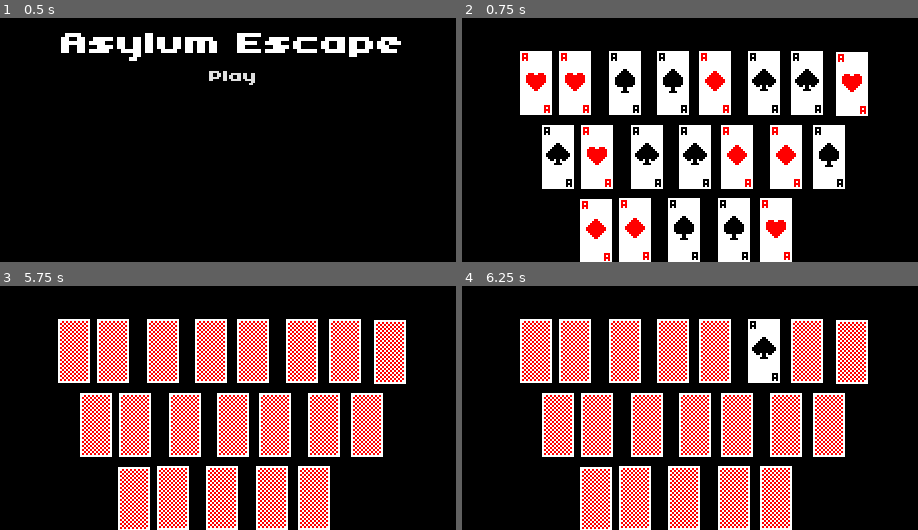
Above: before the commit, frames 1-4 (two rows, left to right).
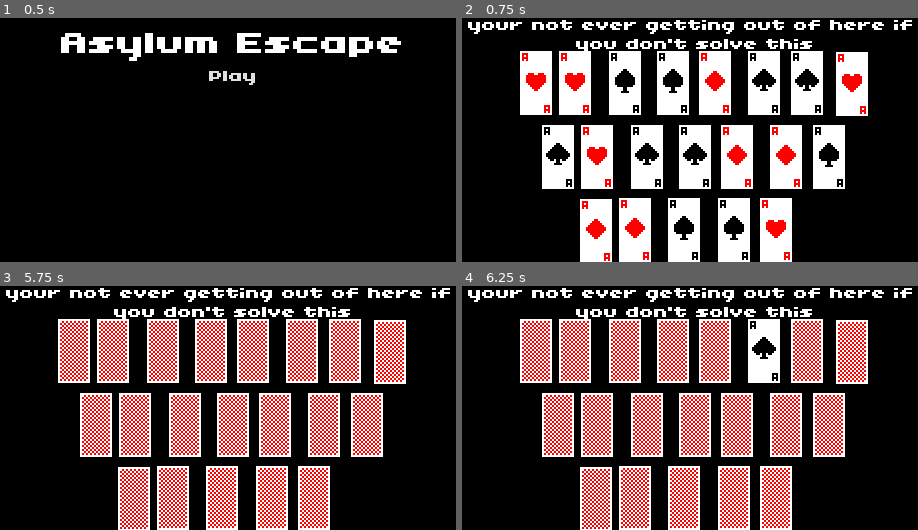
Above: after the commit, the same moments.

Repository: OliveADay/asylum
Game: Godot game, scene res://Title.tscn
The game is run twice, just before and just after one commit, with the same random seed, the same clock (stepped at 60 frames per second) and the same inputs. The project has no main scene, so this scene is started directly.
Inputs (mouse positions are in pixels of both pictures, inside the frame that each line leads up to):
- Up to frame 1 (0.5 s): no input
- Up to frame 2 (0.75 s): click "Play" at 0.5 s
- Up to frame 3 (5.75 s): tap Enter at 1.25, 2.75, 4.25 s; move the mouse to (72, 351) at 1.27 s; click (72, 351) at 1.35 s; tap Space at 2, 3.5, 5 s; move the mouse to (114, 351) at 2.02 s; click (114, 351) at 2.1 s; move the mouse to (392, 351) at 2.77 s; click (392, 351) at 2.85 s; move the mouse to (164, 351) at 3.52 s; click (164, 351) at 3.6 s; move the mouse to (209, 351) at 4.27 s; click (209, 351) at 4.35 s; move the mouse to (250, 351) at 5.02 s; click (250, 351) at 5.1 s
- Up to frame 4 (6.25 s): move the mouse to (762, 351) at 5.77 s; click (762, 351) at 5.85 s

Frame 1 is identical in both runs. In frame 2, 2.6% of the frame differs, in the area x 1-99%, y 0-14%; in frame 3, 2.6%; in frame 4, 2.6%.

Commit message:
testing of export+sounds

Diff:
--- a/card.gd
+++ b/card.gd
@@ -16,6 +16,7 @@
 func _process(delta: float) -> void:
 	if Input.is_action_just_pressed("click") and mouseOn and $Sprite2D.frame != secret:
 		$Sprite2D.frame = secret
+		$select_player.play()
 		currentWait = maxWait
 		clicked.emit(secret)
 	if currentWait > 0:
--- a/card.tscn
+++ b/card.tscn
@@ -2,6 +2,7 @@
 
 [ext_resource type="Texture2D" uid="uid://blovq5ids2bby" path="res://cards-Sheet.png" id="1_kikvd"]
 [ext_resource type="Script" uid="uid://dbatnaxarlqpb" path="res://card.gd" id="1_rjlel"]
+[ext_resource type="AudioStream" uid="uid://dfcukajdvoowu" path="res://select.wav" id="3_q5obu"]
 
 [sub_resource type="RectangleShape2D" id="RectangleShape2D_fj7yv"]
 size = Vector2(16, 32)
@@ -19,5 +20,8 @@
 [node name="CollisionShape2D" type="CollisionShape2D" parent="." unique_id=1183609551]
 shape = SubResource("RectangleShape2D_fj7yv")
 
+[node name="select_player" type="AudioStreamPlayer2D" parent="." unique_id=687883103]
+stream = ExtResource("3_q5obu")
+
 [connection signal="mouse_entered" from="." to="." method="_on_mouse_entered"]
 [connection signal="mouse_exited" from="." to="." method="_on_mouse_exited"]
--- a/card_manager.gd
+++ b/card_manager.gd
@@ -11,6 +11,13 @@
 	for card in cards:
 		get_node(card).clicked.connect(clicked)
 	reset()
+
+func done() -> bool:
+	for card in cards:
+		if get_node(card).get_child(0).frame==0:
+			return false
+	return true
+	print("done")
 
 func reset():
 	var secret = 1
@@ -28,6 +35,7 @@
 	if click_amount == 0:
 		last_secret = secret
 		click_amount+=1
+		mistakes =0
 	elif last_secret != secret:
 		mistakes+=1
 		if(mistakes == 3):
@@ -36,11 +44,14 @@
 			reset()
 			mistakes =0
 	else:
+		mistakes =0
 		click_amount +=1
 		last_secret = secret
 		if click_amount ==card_same_amount:
 			total+=1
 			click_amount = 0
+			$card_win_player.play()
 			print("card")
-		if total == 4:
+		if total == 4 or done():
 			$CanvasLayer.visible = true
+			$win_player.play()
--- a/world.tscn
+++ b/world.tscn
@@ -3,6 +3,8 @@
 [ext_resource type="PackedScene" uid="uid://dv4xfu3475ji" path="res://card.tscn" id="1_f3sb7"]
 [ext_resource type="Script" uid="uid://61vthuos1lxd" path="res://card_manager.gd" id="1_fj7yv"]
 [ext_resource type="Theme" uid="uid://doig0mgyh1myr" path="res://base.tres" id="3_tlwt5"]
+[ext_resource type="AudioStream" uid="uid://ci3tfqe3efpch" path="res://actual_win.wav" id="4_036b0"]
+[ext_resource type="AudioStream" uid="uid://gyoqv66aftjr" path="res://win.wav" id="4_aqk2v"]
 
 [node name="World" type="Node2D" unique_id=1106847932]
 script = ExtResource("1_fj7yv")
@@ -92,3 +94,19 @@
 allowed to finally allowed to leave!!!!"
 horizontal_alignment = 1
 vertical_alignment = 1
+
+[node name="Label" type="Label" parent="." unique_id=1052398966]
+texture_filter = 1
+offset_right = 480.0
+offset_bottom = 35.0
+theme = ExtResource("3_tlwt5")
+text = "your not ever getting out of here if
+you don't solve this"
+horizontal_alignment = 1
+vertical_alignment = 1
+
+[node name="win_player" type="AudioStreamPlayer2D" parent="." unique_id=1704368687]
+stream = ExtResource("4_036b0")
+
+[node name="card_win_player" type="AudioStreamPlayer2D" parent="." unique_id=455082736]
+stream = ExtResource("4_aqk2v")
Not shown, added: actual_win.wav.import
Not shown, added: export_presets.cfg
Not shown, added: select.wav.import
Not shown, added: win.wav.import
Not shown, added: actual_win.wav
Not shown, added: builds/web_1.zip
Not shown, added: builds/web_1/index.apple-touch-icon.png
Not shown, added: builds/web_1/index.audio.position.worklet.js
Not shown, added: builds/web_1/index.audio.worklet.js
Not shown, added: builds/web_1/index.html
Not shown, added: builds/web_1/index.icon.png
Not shown, added: builds/web_1/index.js
(and 5 more such lines)
